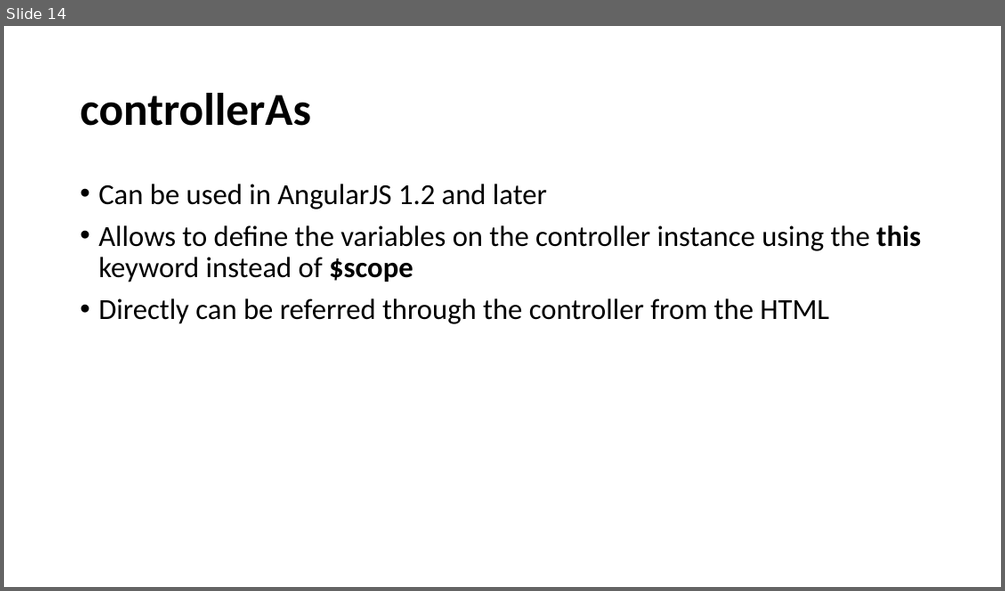
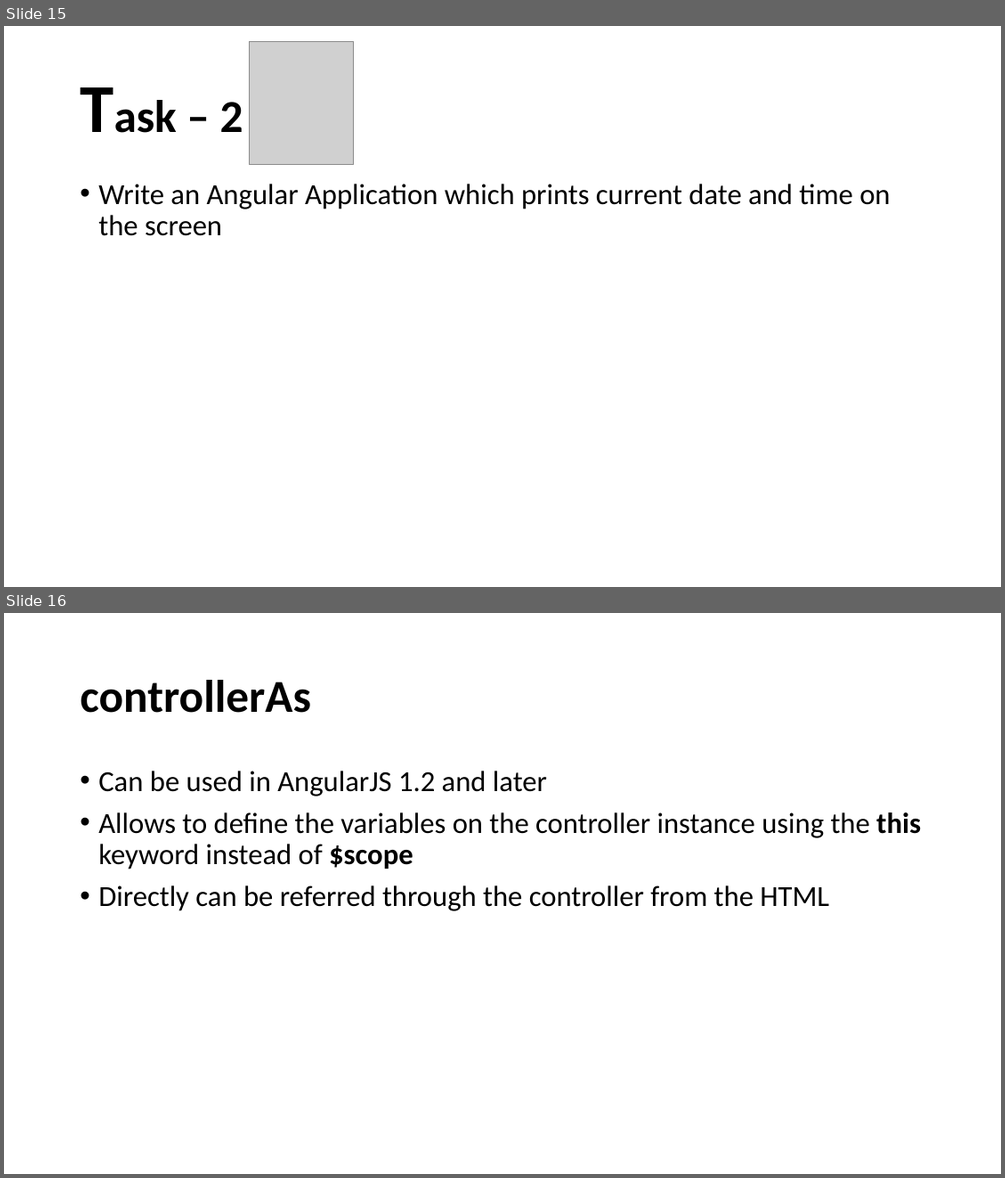
Before and after one commit to santoshkar/Angular, a slide deck: Angular JS draft.pptx. Shown one above the other, each under a label of ours: slide 14 before the commit, slides 15 and 16 after it. The pictures are 1005x591 and 1005x1178 pixels, drawn with LibreOffice and Linux fonts; fonts in the diff are those of the drawing; grey boxes stand for pictures. Boxes give left, top, right and bottom in pixels: in the first picture for what was removed or moved away, otherwise in the second. Text is boxed around its words. In the diff, an @@ line names an element or a change of style, - is before the commit and + after.

```diff
--- a/Angular JS draft.pptx
+++ b/Angular JS draft.pptx
@@ slide 15 added at [4,26,1001,587], background #FFFFFF @@
@@ picture added at [250,42,353,164] @@
@@ title added at [220,102,243,132], 44 pt, text #000000, bold @@
+Task – 2
@@ text added at [98,184,890,236], 28 pt, text #000000 @@
+• Write an Angular Application which prints current date and time on the screen
@@ what was slide 14 is now slide 16 @@
```
Also in this commit, not shown: 2 slides changed, 17 other slides added, 1 slide removed, 5 other files.
